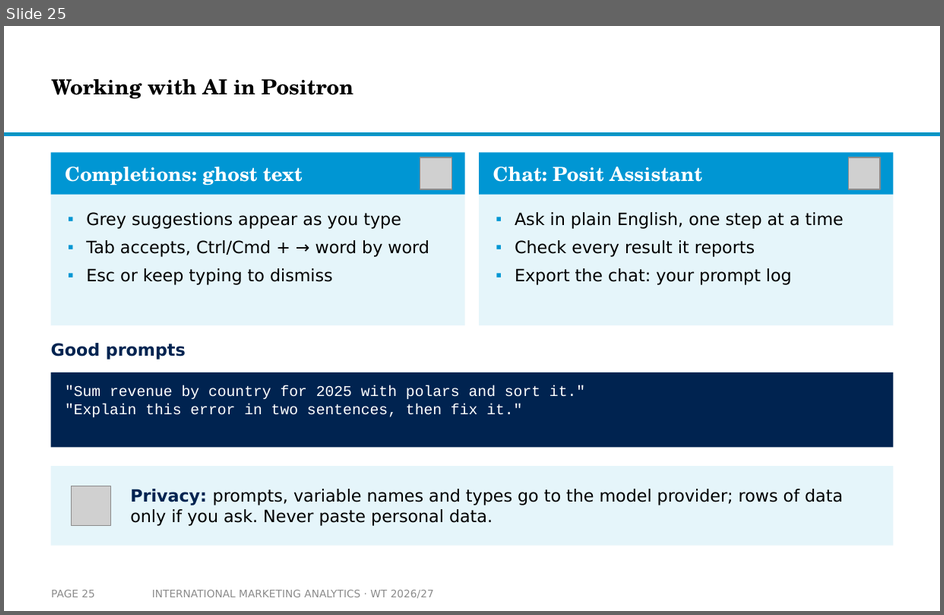
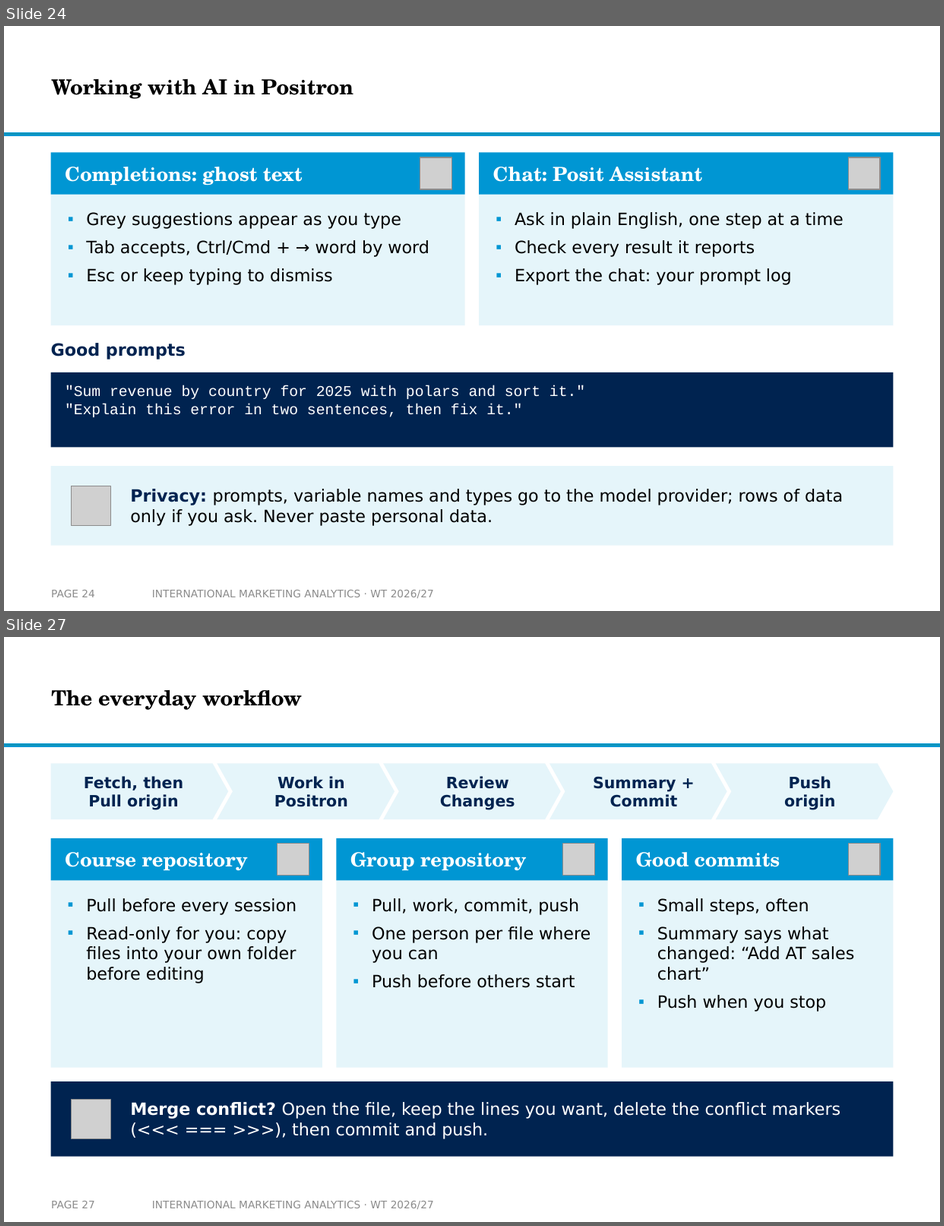
Before and after one commit to arnefloh-wu/International-Marketing-Analytics, a slide deck: slides/01a_setup-and-registration_WT26-27.pptx. Shown one above the other, each under a label of ours: slide 25 before the commit, slides 24 and 27 after it; the slides between them are not shown. The pictures are 944x615 and 944x1226 pixels, drawn with LibreOffice and Linux fonts; fonts in the diff are those of the drawing; grey boxes stand for pictures; background and template pictures are left out. Boxes give left, top, right and bottom in pixels: in the first picture for what was removed or moved away, otherwise in the second. Text is boxed around its words. In the diff, an @@ line names an element or a change of style, - is before the commit and + after.

```diff
--- a/slides/01a_setup-and-registration_WT26-27.pptx
+++ b/slides/01a_setup-and-registration_WT26-27.pptx
@@ slide 27 added at (x1=4, y1=637, x2=940, y2=1222), background #FFFFFF; not listed: 1 template element that a slide beside it also shows @@
@@ title added at (x1=51, y1=690, x2=302, y2=710), 16 pt, text #000000, bold @@
+The everyday workflow
@@ pentagon arrow added at (x1=51, y1=763, x2=229, y2=819), fill #E5F5FA, 12 pt, text #002350, bold @@
+Fetch, then
+Pull origin
@@ chevron added at (x1=218, y1=763, x2=395, y2=819), fill #E5F5FA, 12 pt, text #002350, bold @@
+Work in
+Positron
@@ chevron added at (x1=383, y1=763, x2=561, y2=819), fill #E5F5FA, 12 pt, text #002350, bold @@
+Review
+Changes
@@ chevron added at (x1=550, y1=763, x2=728, y2=819), fill #E5F5FA, 12 pt, text #002350, bold @@
+Summary +
+Commit
@@ chevron added at (x1=715, y1=763, x2=893, y2=819), fill #E5F5FA, 12 pt, text #002350, bold @@
+Push
+origin
@@ rectangle added at (x1=51, y1=838, x2=322, y2=880), fill #0096D3 @@
@@ rectangle added at (x1=336, y1=838, x2=608, y2=880), fill #0096D3 @@
@@ rectangle added at (x1=622, y1=838, x2=893, y2=880), fill #0096D3 @@
@@ text added at (x1=65, y1=852, x2=248, y2=871), 15 pt, text #FFFFFF, bold @@
+Course repository
@@ picture added at (x1=278, y1=844, x2=310, y2=876) @@
@@ text added at (x1=351, y1=852, x2=526, y2=871), 15 pt, text #FFFFFF, bold @@
+Group repository
@@ picture added at (x1=563, y1=844, x2=595, y2=876) @@
@@ text added at (x1=636, y1=852, x2=781, y2=867), 15 pt, text #FFFFFF, bold @@
+Good commits
@@ picture added at (x1=848, y1=844, x2=880, y2=876) @@
@@ rectangle added at (x1=51, y1=880, x2=322, y2=1068), fill #E5F5FA @@
@@ rectangle added at (x1=336, y1=880, x2=608, y2=1068), fill #E5F5FA @@
@@ rectangle added at (x1=622, y1=880, x2=893, y2=1068), fill #E5F5FA @@
@@ text added at (x1=86, y1=898, x2=297, y2=984), 13 pt, text #000000 @@
+▪ Pull before every session
+▪ Read-only for you: copy files into your own folder before editing
@@ text added at (x1=372, y1=898, x2=591, y2=988), 13 pt, text #000000 @@
+▪ Pull, work, commit, push
+▪ One person per file where you can
+▪ Push before others start
@@ text added at (x1=658, y1=898, x2=855, y2=1012), 13 pt, text #000000 @@
+▪ Small steps, often
+▪ Summary says what changed: “Add AT sales chart”
+▪ Push when you stop
@@ rectangle added at (x1=51, y1=1082, x2=893, y2=1157), fill #002350 @@
@@ picture added at (x1=72, y1=1100, x2=110, y2=1139) @@
@@ text added at (x1=130, y1=1102, x2=842, y2=1139), 13 pt, text #FFFFFF @@
+Merge conflict? Open the file, keep the lines you want, delete the conflict markers (<<< === >>>), then commit and push.
@@ page number added at (x1=51, y1=1201, x2=94, y2=1209), 8 pt, text #8C8C8C @@
+PAGE 27
@@ text added at (x1=152, y1=1201, x2=434, y2=1209), 8 pt, text #8C8C8C @@
+INTERNATIONAL MARKETING ANALYTICS · WT 2026/27
@@ what was slide 25 is now slide 24 @@
@@ page number at (x1=51, y1=590, x2=94, y2=598): text changed @@
-PAGE 25
+PAGE 24
```
Also in this commit, not shown: 7 slides changed, 8 other slides added, 1 slide removed, 12 other files.
